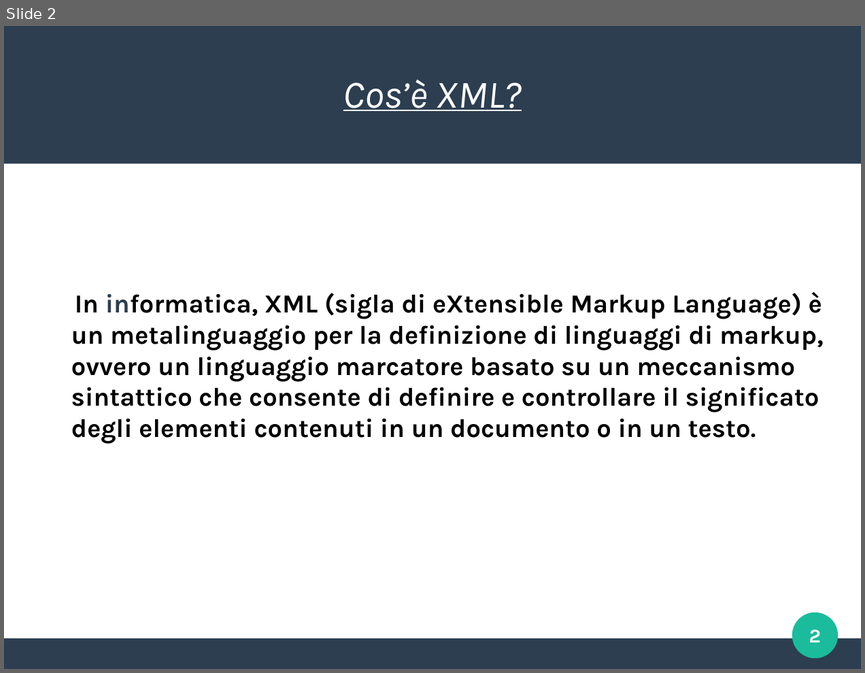
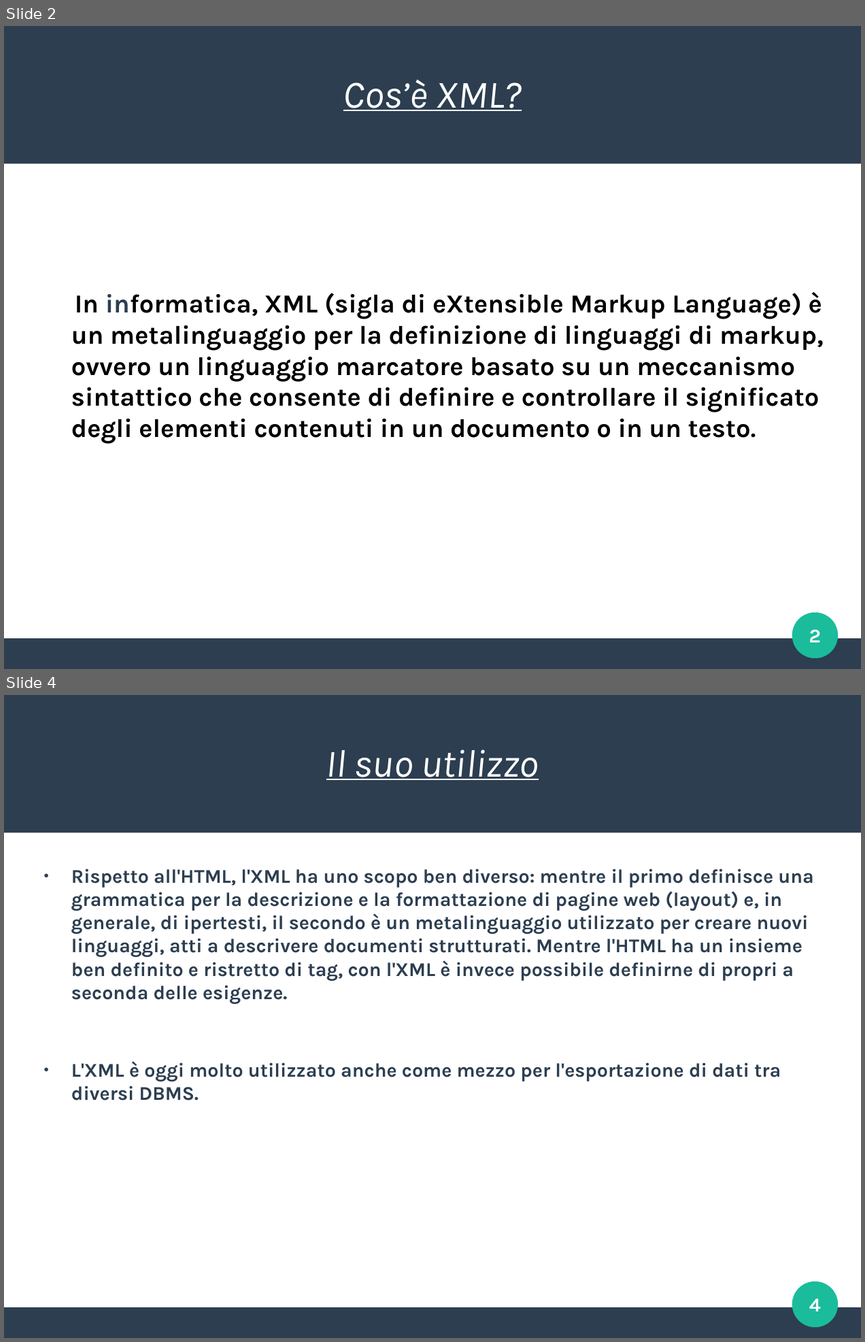
Before and after one commit to AlessandroVianello/school, a slide deck: XML presentazione.odp. Shown one above the other, each under a label of ours: slide 2 before the commit, slides 2 and 4 after it; the slides between them are not shown. The pictures are 865x673 and 865x1342 pixels, drawn with LibreOffice and Linux fonts; fonts in the diff are those of the drawing. Boxes give left, top, right and bottom in pixels: in the first picture for what was removed or moved away, otherwise in the second. Text is boxed around its words. In the diff, an @@ line names an element or a change of style, - is before the commit and + after.

```diff
--- a/XML presentazione.odp
+++ b/XML presentazione.odp
@@ slide 4 added at (4,695,861,1338), background #FFFFFF; not listed: 3 template elements that a slide beside it also shows @@
@@ title added at (326,749,538,780), 36 pt, text #FFFFFF, italic, underline @@
+Il suo utilizzo
@@ text added at (71,868,813,1100), 18 pt, text #2C3E50, bold @@
+● Rispetto all'HTML, l'XML ha uno scopo ben diverso: mentre il primo definisce una grammatica per la descrizione e la formattazione di pagine web (layout) e, in generale, di ipertesti, il secondo è un metalinguaggio utilizzato per creare nuovi linguaggi, atti a descrivere documenti strutturati. Mentre l'HTML ha un insieme ben definito e ristretto di tag, con l'XML è invece possibile definirne di propri a seconda delle esigenze.
+● L'XML è oggi molto utilizzato anche come mezzo per l'esportazione di dati tra diversi DBMS.
@@ page number added at (809,1298,821,1311), 18 pt, text #FFFFFF, bold @@
+4
```
Also in this commit, not shown: 2 slides changed, 5 other slides added.
